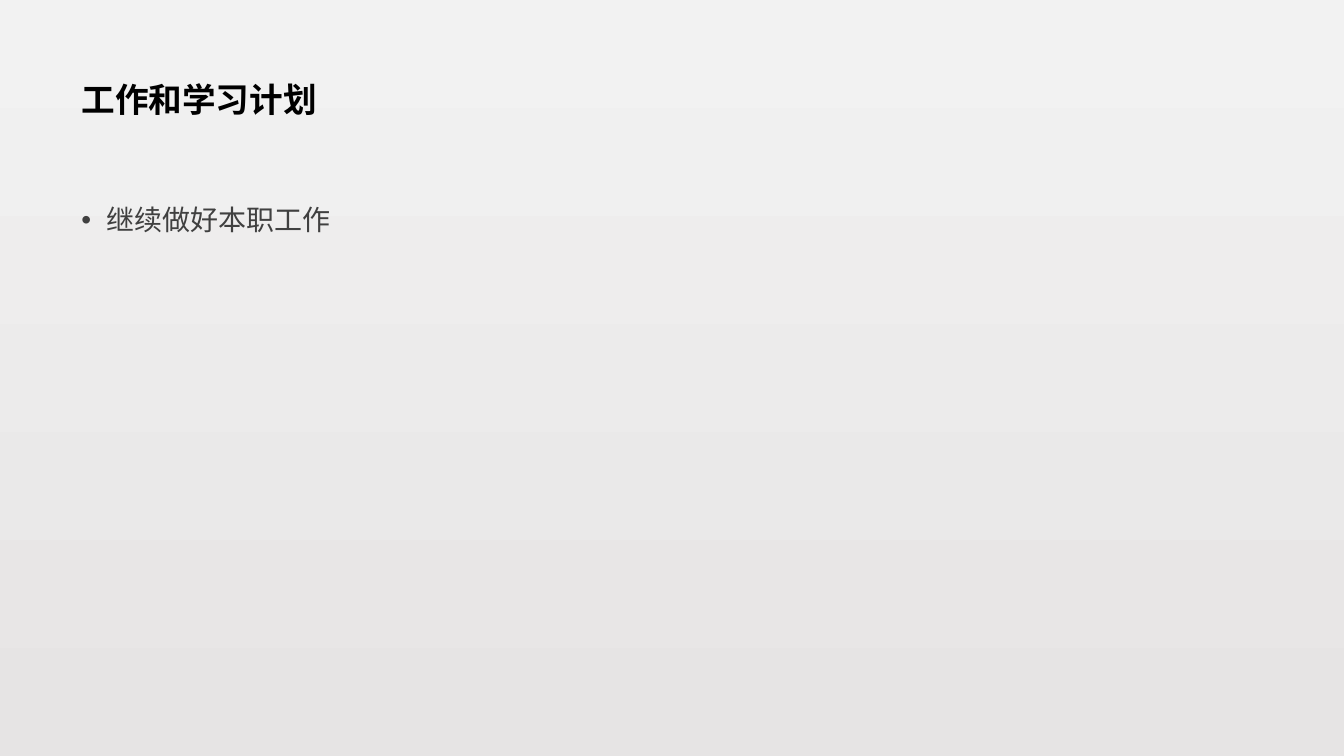
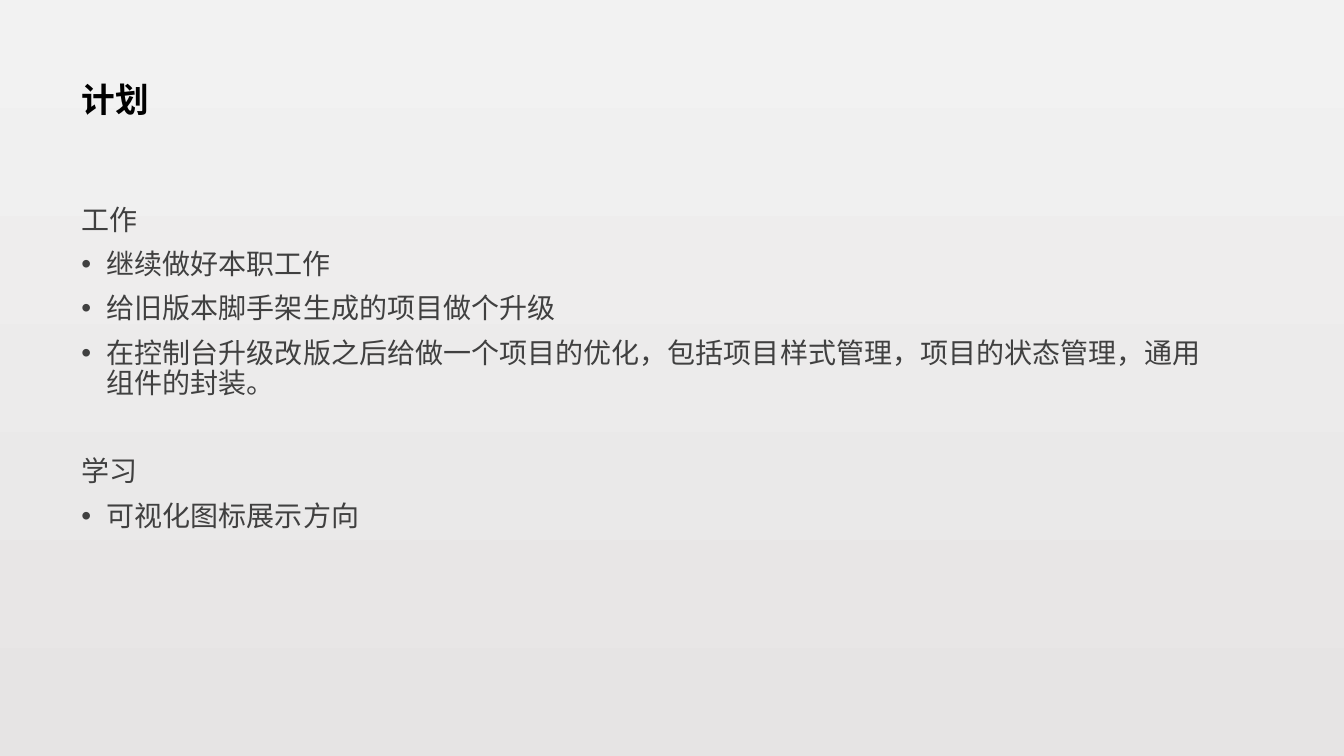
Before and after one commit to zepang/Rx_note, a slide deck: slide 22 of 赖泽海-试用期工作总结.pptx (slide 12 before the commit). Drawn at 1344x756 pixels with LibreOffice and Linux fonts; fonts in the diff are those of the drawing. Boxes give left, top, right and bottom in pixels: in the first picture for what was removed or moved away, otherwise in the second. Text is boxed around its words. In the diff, an @@ line names an element or a change of style, - is before the commit and + after.

Commit message:
工作总结添加图片

```diff
--- a/赖泽海-试用期工作总结.pptx
+++ b/赖泽海-试用期工作总结.pptx
@@ title at [81, 83, 148, 115]: text changed @@
-工作和学习计划
+计划
@@ text at [81, 206, 137, 232]: paragraph added @@
+工作
@@ text at [81, 294, 1201, 528]: paragraphs added @@
+• 给旧版本脚手架生成的项目做个升级
+• 在控制台升级改版之后给做一个项目的优化，包括项目样式管理，项目的状态管理，通用组件的封装。
+学习
+• 可视化图标展示方向
```
Also in this commit, not shown: 8 other slides changed, 12 slides added, 1 slide removed.
